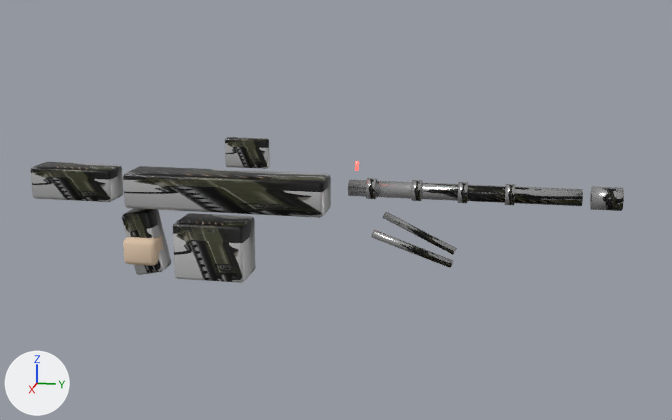
What one commit did to the glTF model public/assets/models/weapons/lmg.glb.
Camera for both pictures: a 50 mm camera at (1.191, 0.41, 0.264) aimed at (-0.005, 0.171, -0.035). Every picture has the same lights, and +X, +Y and +Z are marked at lower left. The older version comes first. Where no turn or scale is listed for an object, it has been applied to the vertices. Vertices at exactly the same position are counted once.

Before the edit, the objects in view are built like this:
```python
mat_body = principled_material('body')
mat_body.texture = img_lmg_ref
mat_body.metallic = 0.28
mat_body.roughness = 0.48
mat_dark = principled_material('dark')
mat_dark.texture = img_lmg_ref
mat_dark.metallic = 0.55
mat_dark.roughness = 0.38
mat_steel = principled_material('steel')
mat_steel.texture = img_lmg_ref
mat_steel.metallic = 0.88
mat_steel.roughness = 0.25
me_cube = bpy.data.meshes.new('Cube')
me_cube.from_pydata(...)  # 472 vertices, 888 faces; spans x -0.056..0.056, y -0.26..0.539, z -0.137..0.06
# faces by material slot: [432, 336, 12, 108]
me_cube.materials.append(mat_dark)  # picture img_lmg_ref
me_cube.materials.append(mat_steel)  # picture img_lmg_ref
me_cube.materials.append(mat_glow)  # red #ff6159, glowing red #ff6159
me_cube.materials.append(mat_skin)  # beige #e2c8ad
me_cube_001 = bpy.data.meshes.new('Cube.001')
me_cube_001.from_pydata(...)  # 56 vertices, 108 faces; spans x -0.0325..0.0325, y -0.05..0.05, z -0.135..-0.055
me_cube_001.materials.append(mat_body)  # picture img_lmg_ref
ob_mag = bpy.data.objects.new('Mag', me_cube_001)
ob_mag.location = (0.0, 0.0, 0.0)
ob_weaponmesh = bpy.data.objects.new('WeaponMesh', me_cube)
ob_weaponmesh.location = (0.0, 0.0, 0.0)
```
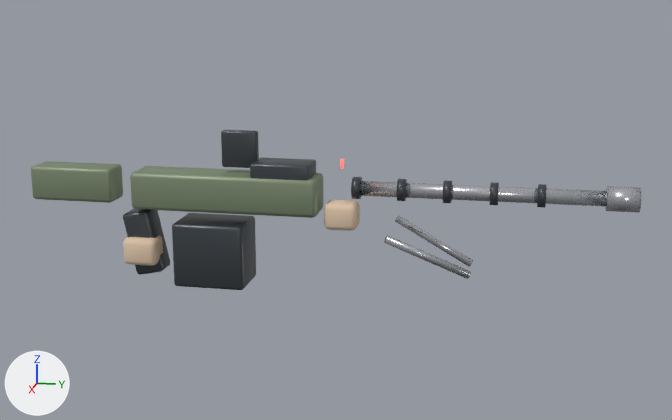
Boxes [x1, y1, x2, y2] around the edits, measured in the pictures (672 x 420 px; the box of a moved part takes in the faces that stretch with it):
'WeaponMesh', surface changed, reshaped (8% taller)
    before: [31, 137, 624, 275]
    after: [31, 130, 642, 279]
'Mag', surface changed, recoloured, reshaped (10% taller)
    before: [173, 213, 256, 283]
    after: [172, 213, 256, 290]
part 1 of me_cube, moved or reshaped
    before: [123, 166, 331, 218]
    after: [130, 166, 323, 218]
part 2 of me_cube, moved or reshaped
    before: [365, 178, 377, 199]
    after: [351, 177, 362, 199]
part 3 of me_cube, moved or reshaped
    before: [411, 180, 422, 201]
    after: [396, 179, 407, 201]
part 4 of me_cube, moved or reshaped
    before: [458, 182, 468, 203]
    after: [443, 181, 452, 203]
part 5 of me_cube, moved or reshaped
    before: [505, 184, 515, 205]
    after: [490, 182, 499, 205]
part 6 of me_cube, added
    after: [537, 184, 546, 208]
part 7 of me_cube, moved or reshaped
    before: [225, 137, 270, 169]
    after: [221, 130, 259, 168]
part 8 of me_cube, added
    after: [359, 181, 608, 207]
part 9 of me_cube, moved or reshaped
    before: [590, 187, 624, 211]
    after: [605, 186, 642, 213]
part 10 of me_cube, moved or reshaped
    before: [383, 212, 457, 255]
    after: [395, 215, 473, 267]
part 11 of me_cube, moved or reshaped
    before: [371, 230, 453, 268]
    after: [384, 235, 471, 279]
part 12 of me_cube, moved or reshaped
    before: [355, 161, 359, 171]
    after: [340, 159, 344, 169]
part 13 of me_cube, added (beige)
    after: [324, 200, 360, 231]
part 14 of me_cube, rebuilt
    before: [31, 162, 123, 202]
    after: [31, 161, 123, 203]
part 15 of me_cube, rebuilt
    before: [122, 208, 171, 275]
    after: [123, 209, 170, 275]
part 16 of me_cube, added
    after: [250, 158, 316, 180]
part 17 of me_cube, deleted
    before: [348, 180, 583, 206]
part 18 of me_cube_001, moved or reshaped
    before: [175, 269, 255, 283]
    after: [174, 276, 255, 290]

Diff of the bpy script that builds the scene:
```diff
--- a/public/assets/models/weapons/lmg.glb.py
+++ b/public/assets/models/weapons/lmg.glb.py
@@ mat_dark @@
 mat_dark = principled_material('dark')
-mat_dark.texture = img_lmg_ref
+mat_dark.base_color = (0.07, 0.08, 0.09)  # dark grey #4b5055
 mat_dark.metallic = 0.55
@@ mat_steel @@
 mat_steel = principled_material('steel')
-mat_steel.texture = img_lmg_ref
+mat_steel.base_color = (0.58, 0.6, 0.64)  # light grey #c8cbd1
 mat_steel.metallic = 0.88
@@ mat_body @@
 mat_body = principled_material('body')
-mat_body.texture = img_lmg_ref
+mat_body.base_color = (0.22, 0.28, 0.18)  # greyish green #819076
 mat_body.metallic = 0.28
@@ me_cube @@
-me_cube.from_pydata(...)  # 472 vertices, 888 faces; spans x -0.056..0.056, y -0.26..0.539, z -0.137..0.06
+me_cube.from_pydata(...)  # 608 vertices, 1148 faces; spans x -0.059..0.059, y -0.26..0.56, z -0.137..0.07
+# me_cube part 1: the loose piece of 56 vertices spanning x -0.029..0.029, y -0.12..0.16, z -0.039..0.011 is scaled about its middle by (0.961, 0.927, 1.05), in mat_body (greyish green #819076)
+# me_cube part 2: the loose piece of 24 vertices spanning x -0.014..0.014, y 0.214..0.226, z -0.016..0.012 is moved by (0.0, -0.02, 0.0), in mat_dark (dark grey #4b5055)
+# me_cube part 3: the loose piece of 24 vertices spanning x -0.014..0.014, y 0.274..0.286, z -0.016..0.012 is moved by (0.0, -0.02, 0.0), in mat_dark (dark grey #4b5055)
+# me_cube part 4: the loose piece of 24 vertices spanning x -0.014..0.014, y 0.334..0.346, z -0.016..0.012 is moved by (0.0, -0.02, 0.0), in mat_dark (dark grey #4b5055)
+# me_cube part 5: the loose piece of 24 vertices spanning x -0.014..0.014, y 0.394..0.406, z -0.016..0.012 is moved by (0.0, -0.02, 0.0), in mat_dark (dark grey #4b5055)
+# me_cube part 6: a new loose piece, a 12-sided cylinder along y spanning x -0.015..0.015, y 0.435..0.445, z -0.017..0.013, in mat_dark (dark grey #4b5055)
+# me_cube part 7: the loose piece of 56 vertices spanning x -0.006..0.006, y 0.02..0.08, z 0.02..0.06 is scaled about its middle by (1, 0.824, 1.27), then moved by (0.0, -0.01, 0.005)
+# me_cube part 8: a new loose piece, a 16-sided cylinder along y spanning x -0.01..0.01, y 0.2..0.52, z -0.012..0.008, in mat_steel (light grey #c8cbd1)
+# me_cube part 9: the loose piece of 24 vertices spanning x -0.015..0.015, y 0.501..0.539, z -0.017..0.013 is moved by (0.0, 0.02, 0.0)
+# me_cube part 10: the loose piece of 16 vertices spanning x -0.056..-0.024, y 0.228..0.332, z -0.096..-0.044 is multiplied about its middle by the matrix ((1.088, 0.057, 0.015), (-0.057, 1.087, 0.055), (-0.012, -0.056, 1.089)), then moved by (0.0, 0.02, -0.01)
+# me_cube part 11: the loose piece of 16 vertices spanning x 0.024..0.056, y 0.228..0.332, z -0.096..-0.044 is multiplied about its middle by the matrix ((1.088, -0.057, -0.015), (0.057, 1.087, 0.055), (0.012, -0.056, 1.089)), then moved by (0.0, 0.02, -0.01)
+# me_cube part 12: the loose piece of 8 vertices spanning x -0.002..0.002, y 0.198..0.202, z 0.022..0.034 is moved by (0.0, -0.02, 0.002)
+# me_cube part 13: the loose piece of 56 vertices spanning x -0.005..0.033, y -0.124..-0.076, z -0.119..-0.081 is copied, and the copy is scaled about its middle by (0.935, 0.902, 0.935), then moved by (-0.014, 0.28, 0.06); it spans x -0.018..0.018, y 0.158..0.202, z -0.058..-0.022
+# me_cube part 14: the loose piece of 56 vertices spanning x -0.023..0.023, y -0.26..-0.14, z -0.033..0.013 is rebuilt with 56 vertices and now spans x -0.022..0.022, y -0.26..-0.14, z -0.034..0.014, in mat_body (greyish green #819076)
+# me_cube part 15: the loose piece of 56 vertices spanning x -0.02..0.02, y -0.129..-0.071, z -0.137..-0.043 is rebuilt with 56 vertices and now spans x -0.019..0.019, y -0.128..-0.072, z -0.137..-0.043
+# me_cube part 16: a new loose piece of 56 vertices spanning x -0.025..0.025, y 0.06..0.14, z -0.01..0.03, in mat_dark (dark grey #4b5055)
+# me_cube part 17: the loose piece of 32 vertices spanning x -0.011..0.011, y 0.19..0.49, z -0.013..0.009 is deleted
 me_cube.materials.append(mat_dark)
@@ me_cube @@
 me_cube.materials.append(mat_skin)
+me_cube.materials.append(mat_body)  # greyish green #819076
@@ me_cube_001 @@
-me_cube_001.from_pydata(...)  # 56 vertices, 108 faces; spans x -0.0325..0.0325, y -0.05..0.05, z -0.135..-0.055
-me_cube_001.materials.append(mat_body)  # picture img_lmg_ref
+me_cube_001.from_pydata(...)  # 56 vertices, 108 faces; spans x -0.035..0.035, y -0.05..0.05, z -0.145..-0.055
+# me_cube_001 part 18: all 14 vertices in x 0.0275..0.0325, y -0.05..0.05, z -0.135..-0.13 are moved by (0.0025, 0.0, -0.01)
+# other edits to the shape of me_cube_001 do not show in these pictures
+me_cube_001.materials.append(mat_dark)  # dark grey #4b5055
```
